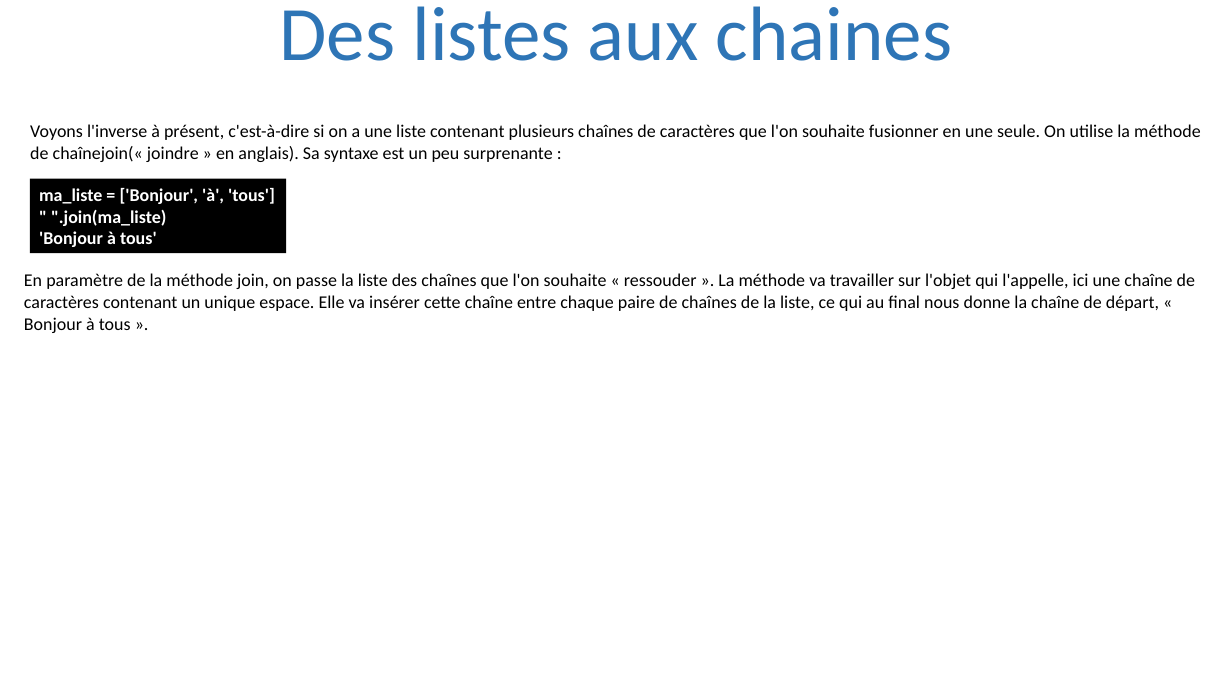
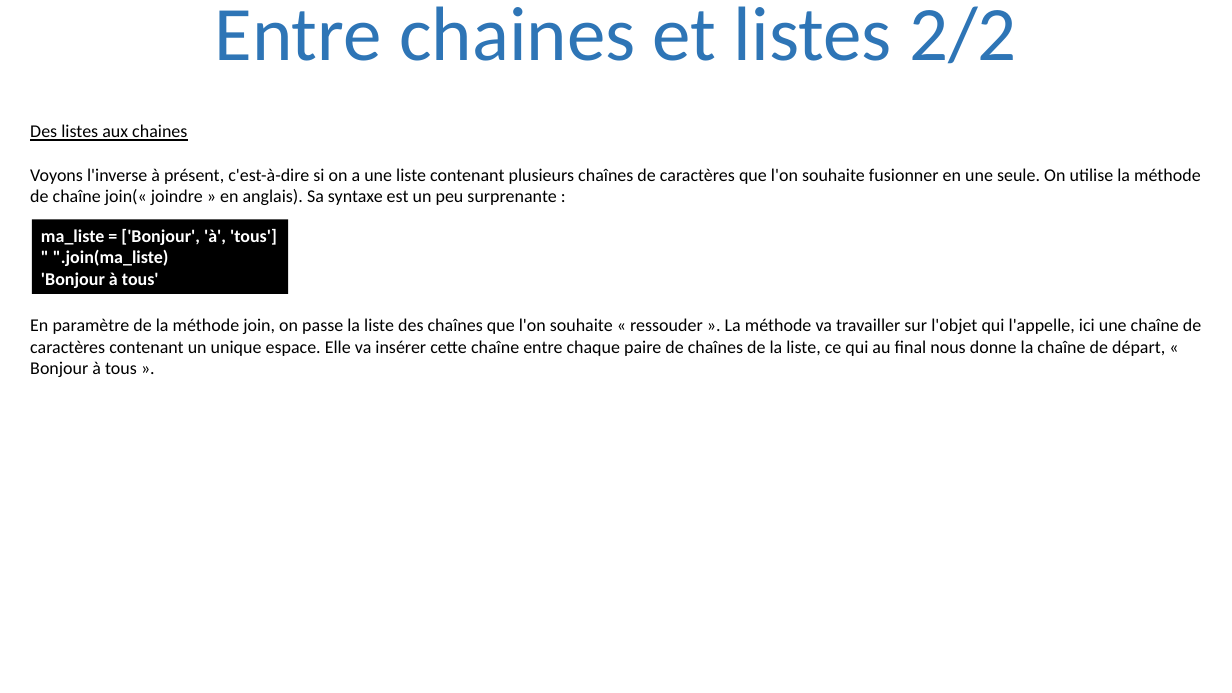
Before and after one commit to julienPalleau/PythonDoc, a slide deck: slide 72 of Python-resume.pptx (slide 65 before the commit). Drawn at 1232x693 pixels with LibreOffice and Linux fonts; fonts in the diff are those of the drawing. Boxes give left, top, right and bottom in pixels: in the first picture for what was removed or moved away, otherwise in the second. Text is boxed around its words. In the diff, an @@ line names an element or a change of style, - is before the commit and + after.

```diff
--- a/Python-resume.pptx
+++ b/Python-resume.pptx
@@ title at (215,6,1017,64): text changed @@
-Des listes aux chaines
+Entre chaines et listes 2/2
@@ text at (30,124,1201,205): text changed @@
-Voyons l'inverse à présent, c'est-à-dire si on a une liste contenant plusieurs chaînes de caractères que l'on souhaite fusionner en une seule. On utilise la méthode de chaînejoin(« joindre » en anglais). Sa syntaxe est un peu surprenante :
+Des listes aux chaines
+Voyons l'inverse à présent, c'est-à-dire si on a une liste contenant plusieurs chaînes de caractères que l'on souhaite fusionner en une seule. On utilise la méthode de chaîne join(« joindre » en anglais). Sa syntaxe est un peu surprenante :
@@ rectangle "ma_liste = ['Bonjour', 'à', 'tous']": place and size @@
-rectangle "ma_liste = ['Bonjour', 'à', 'tous']" at (30,178,286,253)
+rectangle "ma_liste = ['Bonjour', 'à', 'tous']" at (31,219,287,294)
@@ text "En paramètre de la méthode ...": place and size @@
-text "En paramètre de la méthode ..." at (24,273,1195,333)
+text "En paramètre de la méthode ..." at (30,318,1201,377)
```
Also in this commit, not shown: 3 other slides changed, 18 slides added, 1 slide removed.
